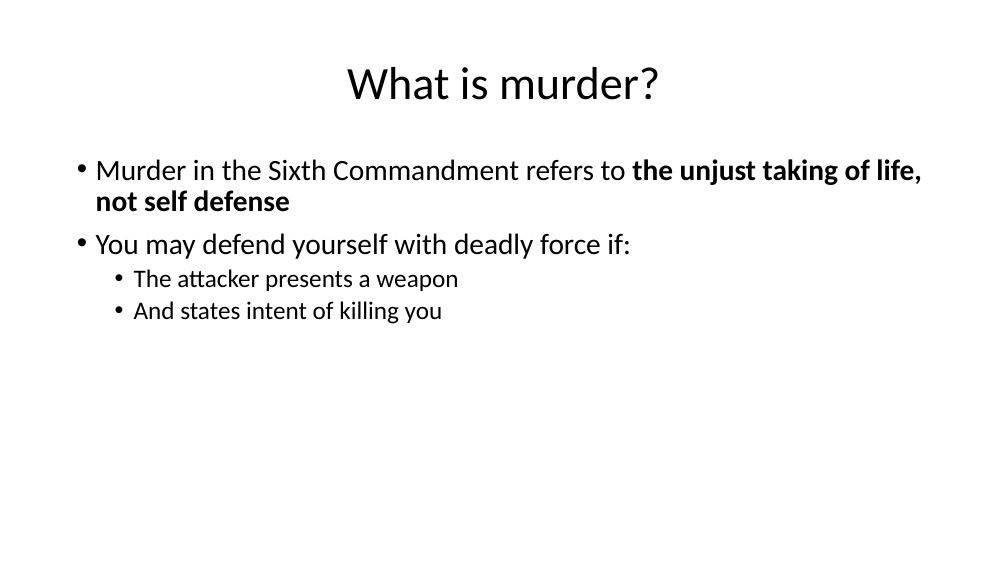
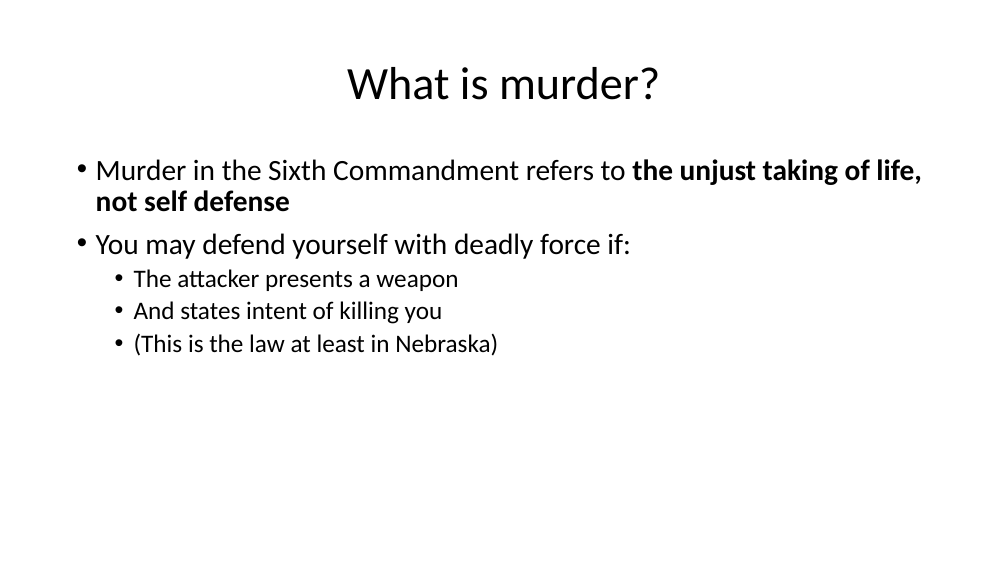
Before and after one commit to csmatyi/calvary_sunday_school, a slide deck: slide 27 of WSC67-69_211010.pptx. Drawn at 1008x567 pixels with LibreOffice and Linux fonts; fonts in the diff are those of the drawing. Boxes give left, top, right and bottom in pixels: in the first picture for what was removed or moved away, otherwise in the second. Text is boxed around its words. In the diff, an @@ line names an element or a change of style, - is before the commit and + after.

```diff
--- a/WSC67-69_211010.pptx
+++ b/WSC67-69_211010.pptx
@@ text at (134, 333, 498, 356): paragraph added @@
+  • (This is the law at least in Nebraska)
```
Also in this commit, not shown: 9 other slides changed, 1 slide added.
